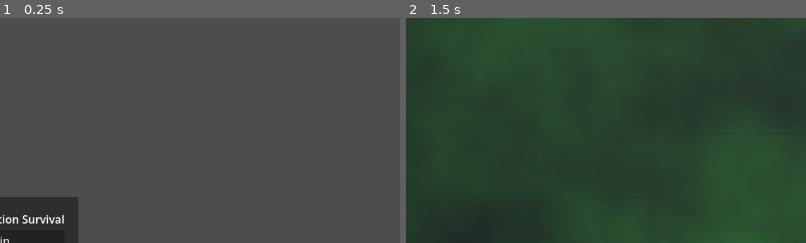
Above: before the commit, frames 1-2 (left to right).
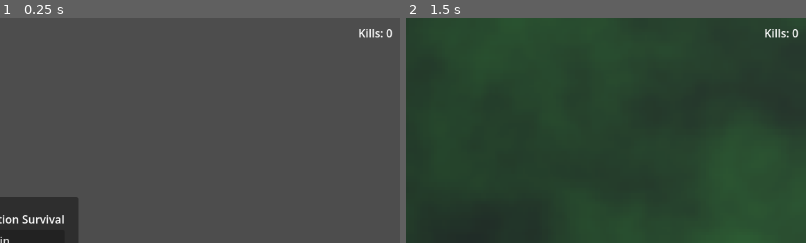
Above: after the commit, the same moments.

Repository: RichardEHarris/grave-situation-jam
Game: Godot game, scene res://Scenes/Main.tscn
The game is run twice, just before and just after one commit, with the same random seed, the same clock (stepped at 60 frames per second) and the same inputs.
Inputs (mouse positions are % of the whole screen's width and height, from its top left):
- Up to frame 1 (0.25 s): no input
- Up to frame 2 (1.5 s): tap Enter at 0.5 s; move the mouse to (72, 45) at 0.52 s; hold D (right) 0.53-1.25 s; click (72, 45) at 0.6 s; click "Join" at 1.25 s
The pictures show only the part of the screen within x 50-100%, y 0-50%; the shares and areas given below are measured in that part.

The runs differ from the first frame. In frame 1, 0.2% of the frame differs, in the area x 89-98%, y 4-9%; in frame 2, 0.2%, in the area x 89-99%, y 4-9%.

Commit message:
Player UI and hat sync

Diff:
--- a/Scenes/Entities/Projectile.tscn
+++ b/Scenes/Entities/Projectile.tscn
@@ -25,12 +25,14 @@
 
 [node name="Projectile" type="RigidBody3D" unique_id=1471886756]
 collision_layer = 4
+axis_lock_linear_y = true
+axis_lock_angular_x = true
+axis_lock_angular_z = true
 mass = 3.0
 gravity_scale = 2.0
 script = ExtResource("1_akala")
 hits = 3
 piercing = false
-gravity = false
 
 [node name="PhysicsShape" type="CollisionShape3D" parent="." unique_id=1418405505]
 shape = SubResource("CapsuleShape3D_akala")
@@ -51,4 +53,3 @@
 [node name="Timer" type="Timer" parent="." unique_id=1395253873]
 wait_time = 3.0
 one_shot = true
-autostart = true
--- a/Scenes/Main.tscn
+++ b/Scenes/Main.tscn
@@ -2,6 +2,7 @@
 
 [ext_resource type="PackedScene" uid="uid://5al0o8asrmrm" path="res://Scenes/UI/MainMenu.tscn" id="1_r150o"]
 [ext_resource type="Shader" uid="uid://dt5ajmg3lg67n" path="res://Scenes/outline.gdshader" id="2_idj7w"]
+[ext_resource type="PackedScene" uid="uid://bxjifqpfnc6le" path="res://Scenes/UI/PlayerUI.tscn" id="3_kln2b"]
 
 [sub_resource type="ShaderMaterial" id="ShaderMaterial_kln2b"]
 render_priority = 0
@@ -48,3 +49,5 @@
 transform = Transform3D(1, 0, 0, 0, -4.371139e-08, -1, 0, 1, -4.371139e-08, 0, 6.993822e-07, -16)
 extra_cull_margin = 16384.0
 mesh = SubResource("QuadMesh_idj7w")
+
+[node name="PlayerUI" parent="." unique_id=59860313 instance=ExtResource("3_kln2b")]
--- a/Scenes/Player/Player.tscn
+++ b/Scenes/Player/Player.tscn
@@ -65,7 +65,7 @@
 [node name="Wizard Hat" parent="Head" unique_id=643566593 instance=ExtResource("2_ft8w5")]
 transform = Transform3D(0.8, 0, 0, 0, 0.8, 0, 0, 0, 0.8, 0, 1.8611994, 0)
 
-[node name="Cone" parent="Head/Wizard Hat" index="0" unique_id=1590017749]
+[node name="Cone" parent="Head/Wizard Hat" index="0" unique_id=316822071]
 surface_material_override/0 = SubResource("StandardMaterial3D_ft8w5")
 
 [node name="Face" type="MeshInstance3D" parent="Head" unique_id=1518075707]
@@ -77,30 +77,4 @@
 [node name="MultiplayerSynchronizer" type="MultiplayerSynchronizer" parent="." unique_id=1200002864]
 replication_config = SubResource("SceneReplicationConfig_s0eop")
 
-[node name="CanvasLayer" type="CanvasLayer" parent="." unique_id=1094204221]
-
-[node name="Menu" type="Control" parent="CanvasLayer" unique_id=1905617736]
-unique_name_in_owner = true
-layout_mode = 3
-anchors_preset = 0
-offset_right = 40.0
-offset_bottom = 40.0
-
-[node name="PanelContainer" type="PanelContainer" parent="CanvasLayer/Menu" unique_id=2106433961]
-layout_mode = 1
-offset_right = 40.0
-offset_bottom = 40.0
-
-[node name="MarginContainer" type="MarginContainer" parent="CanvasLayer/Menu/PanelContainer" unique_id=2090521029]
-layout_mode = 2
-theme_override_constants/margin_left = 20
-theme_override_constants/margin_top = 20
-theme_override_constants/margin_right = 20
-theme_override_constants/margin_bottom = 20
-
-[node name="ButtonLeave" type="Button" parent="CanvasLayer/Menu/PanelContainer/MarginContainer" unique_id=2086442987]
-unique_name_in_owner = true
-layout_mode = 2
-text = "Leave"
-
 [editable path="Head/Wizard Hat"]
--- /dev/null
+++ b/Scenes/UI/PlayerUI.tscn
@@ -0,0 +1,71 @@
+[gd_scene format=3 uid="uid://bxjifqpfnc6le"]
+
+[ext_resource type="Script" uid="uid://f4oltk5vokyw" path="res://Scenes/player_ui.gd" id="1_iyl1i"]
+
+[sub_resource type="StyleBoxEmpty" id="StyleBoxEmpty_iyl1i"]
+
+[node name="PlayerUI" type="CanvasLayer" unique_id=59860313]
+script = ExtResource("1_iyl1i")
+
+[node name="Menu" type="Control" parent="." unique_id=802149250]
+unique_name_in_owner = true
+layout_mode = 3
+anchors_preset = 0
+offset_right = 40.0
+offset_bottom = 40.0
+
+[node name="PanelContainer" type="PanelContainer" parent="Menu" unique_id=1848029560]
+layout_mode = 1
+offset_right = 40.0
+offset_bottom = 40.0
+
+[node name="MarginContainer" type="MarginContainer" parent="Menu/PanelContainer" unique_id=1364948029]
+layout_mode = 2
+theme_override_constants/margin_left = 20
+theme_override_constants/margin_top = 20
+theme_override_constants/margin_right = 20
+theme_override_constants/margin_bottom = 20
+
+[node name="ButtonLeave" type="Button" parent="Menu/PanelContainer/MarginContainer" unique_id=1045433895]
+unique_name_in_owner = true
+layout_mode = 2
+text = "Leave"
+
+[node name="HUD" type="Control" parent="." unique_id=590875616]
+unique_name_in_owner = true
+layout_mode = 3
+anchors_preset = 15
+anchor_right = 1.0
+anchor_bottom = 1.0
+grow_horizontal = 2
+grow_vertical = 2
+mouse_filter = 2
+
+[node name="PanelContainer" type="PanelContainer" parent="HUD" unique_id=112090318]
+layout_mode = 1
+anchors_preset = 1
+anchor_left = 1.0
+anchor_right = 1.0
+offset_left = -1.0
+offset_bottom = 23.0
+grow_horizontal = 0
+theme_override_styles/panel = SubResource("StyleBoxEmpty_iyl1i")
+
+[node name="MarginContainer" type="MarginContainer" parent="HUD/PanelContainer" unique_id=431272328]
+layout_mode = 2
+theme_override_constants/margin_left = 10
+theme_override_constants/margin_top = 10
+theme_override_constants/margin_right = 10
+theme_override_constants/margin_bottom = 10
+
+[node name="HBoxContainer" type="HBoxContainer" parent="HUD/PanelContainer/MarginContainer" unique_id=704125631]
+layout_mode = 2
+
+[node name="KillLabel" type="Label" parent="HUD/PanelContainer/MarginContainer/HBoxContainer" unique_id=454946437]
+layout_mode = 2
+text = "Kills:"
+
+[node name="KillNumber" type="Label" parent="HUD/PanelContainer/MarginContainer/HBoxContainer" unique_id=101978963]
+unique_name_in_owner = true
+layout_mode = 2
+text = "0"
--- /dev/null
+++ b/Scenes/player_ui.gd
@@ -0,0 +1,22 @@
+extends CanvasLayer
+
+@onready var hud: Control = %HUD
+@onready var menu: Control = %Menu
+@onready var button_leave: Button = %ButtonLeave
+@onready var kill_number: Label = %KillNumber
+
+func _ready() -> void:
+	menu.hide()
+	hud.hide()
+	Global.player_ui = self
+	Global.player_menu = menu
+
+func display(do = true):
+	if do:
+		hud.show()
+	else:
+		hud.hide()
+
+@rpc("call_local")
+func set_kills(kills : int):
+	kill_number.text = str(kills)
--- a/Scripts/enemy.gd
+++ b/Scripts/enemy.gd
@@ -23,17 +23,19 @@
 		return
 	#enemy_collision.body_entered.connect(on_collision)
 
-func on_collision(body : Node3D):
+#func on_collision(body : Node3D):
 	#print(body.get_groups())
-	if body.is_in_group(Global.PROJECTILE_TAG):
-		queue_free()
+	#if body.is_in_group(Global.PROJECTILE_TAG):
+	#	queue_free()
 
 func _process(delta: float) -> void:
-	if label_text:
-		label_3d.text = label_text
+	#if label_text:
+	#	label_3d.text = label_text
+	pass
 
 func _physics_process(_delta: float) -> void:
-
+	if is_queued_for_deletion():
+		return
 	var players = Global.get_players()
 	var closest = null
 	var closest_dist = 1000
@@ -60,3 +62,4 @@
 
 func _exit_tree() -> void:
 	Global.enemy_count -= 1
+	Global.kills += 1
--- a/Scripts/global.gd
+++ b/Scripts/global.gd
@@ -3,12 +3,15 @@
 var world : Node3D
 var spawn_container : Node3D
 var player_colour : Color
+var player_ui : CanvasLayer
+var player_menu: Control
 
 var spawn_enemies : bool = false
 var spawn_cooldown = 0.5
 var current_timer = 0
-@export var enemy_count = 0
-var max_enemies = 20
+@export var enemy_count : int = 0
+@export var max_enemies : int = 20
+@export var kills : int = 0
 
 const PLAYER_TAG = "Players"
 const ENEMY_TAG = "Enemy"
@@ -29,6 +32,8 @@
 	if spawn_enemies and current_timer <= 0:
 		spawn_enemy()
 		current_timer = spawn_cooldown
+	player_ui.display()
+	player_ui.set_kills.rpc(kills)
 
 
 func spawn_enemy():
--- a/Scripts/player.gd
+++ b/Scripts/player.gd
@@ -9,12 +9,14 @@
 @onready var camera_3d: Camera3D = %Camera3D
 @onready var head: Node3D = %Head
 @onready var hat: MeshInstance3D = $"Head/Wizard Hat/Cone"
-@onready var menu: Control = %Menu
-@onready var button_leave: Button = %ButtonLeave
+
 @onready var player_collision: Area3D = $PlayerCollision
 
-
-
+@rpc("any_peer","call_local")
+func sync():
+	if not is_multiplayer_authority():
+		return
+	set_colour.rpc(player_colour)
 
 func _enter_tree() -> void:
 	set_multiplayer_authority(int(name))
@@ -24,12 +26,11 @@
 	player_colour = Color(randf(), randf(), randf(), 255)
 
 func _ready():
-	menu.hide()
 	add_to_group(Global.PLAYER_TAG)
 	hat.set_surface_override_material(0, player_material)
-	set_colour()
-	#player_colour = Global.player_colour
-	#Global.set_player_colour.rpc(name)
+	print(str(multiplayer.get_unique_id()) + ": " + str(get_path()))
+	sync.rpc.call_deferred()
+
 	if not is_multiplayer_authority():
 		set_process(false)
 		set_physics_process(false)
@@ -37,21 +38,22 @@
 
 	position = position + Vector3(randf_range(0, 5), 1, randf_range(0, 5))
 	camera_3d.current = true
-	button_leave.pressed.connect(func(): Network.leave_server())
+	Global.player_ui.button_leave.pressed.connect(func(): Network.leave_server())
+	Global.player_ui.display()
 	player_collision.body_entered.connect(on_collision)
 
 
 func _process(_delta: float) -> void:
 	if Input.is_action_just_pressed('menu'):
-		if menu.visible == false:
+		if Global.player_menu.visible == false:
 			Input.set_mouse_mode(Input.MOUSE_MODE_VISIBLE)
-			menu.show()
+			Global.player_menu.show()
 		else:
-			menu.hide()
+			Global.player_menu.hide()
 		#self.player_colour = Color(randf(), randf(), randf(), 255)
 	if Input.is_action_just_pressed("shoot"):
 		shoot()
-		#set_colour()
+		set_colour.rpc(player_colour)
 
 
 func _unhandled_input(event: InputEvent) -> void:
@@ -84,11 +86,11 @@
 
 	move_and_slide()
 
-
-func set_colour():
-	print(str(multiplayer.get_unique_id()) + ": colour: "+str(player_colour))
+@rpc("authority","call_local")
+func set_colour(colour : Color):
+	#print(str(multiplayer.get_unique_id()) + ": colour: "+str(player_colour))
 	var material = hat.get_surface_override_material(0)
-	material.albedo_color = player_colour
+	material.albedo_color = colour
 
 func shoot():
 	var facing_dir = -head.transform.basis.z
--- a/Scripts/projectile.gd
+++ b/Scripts/projectile.gd
@@ -29,6 +29,7 @@
 	projectile_collision.body_entered.connect(on_collision)
 	timer.wait_time = lifespan
 	timer.timeout.connect(timeout)
+	timer.start()
 	if not gravity:
 		gravity_scale = 0
 	set_collision_mask_value(2, not piercing) #set enemy collision mask.
@@ -38,7 +39,9 @@
 
 
 func on_collision(body : Node3D):
-	if body.is_in_group(Global.ENEMY_TAG):
+	if is_queued_for_deletion():
+		return
+	if body and body.is_in_group(Global.ENEMY_TAG):
 		body.queue_free()
 		hits -= 1
 		if hits <= 0:
--- a/project.godot
+++ b/project.godot
@@ -12,7 +12,7 @@
 
 config/name="Grave Situation Jam"
 run/main_scene="uid://dyqrqpmj25nfc"
-config/features=PackedStringArray("4.6", "GL Compatibility")
+config/features=PackedStringArray("4.6", "C#", "GL Compatibility")
 boot_splash/show_image=false
 config/icon="res://icon.svg"
 
Not shown, added: Scenes/player_ui.gd.uid
